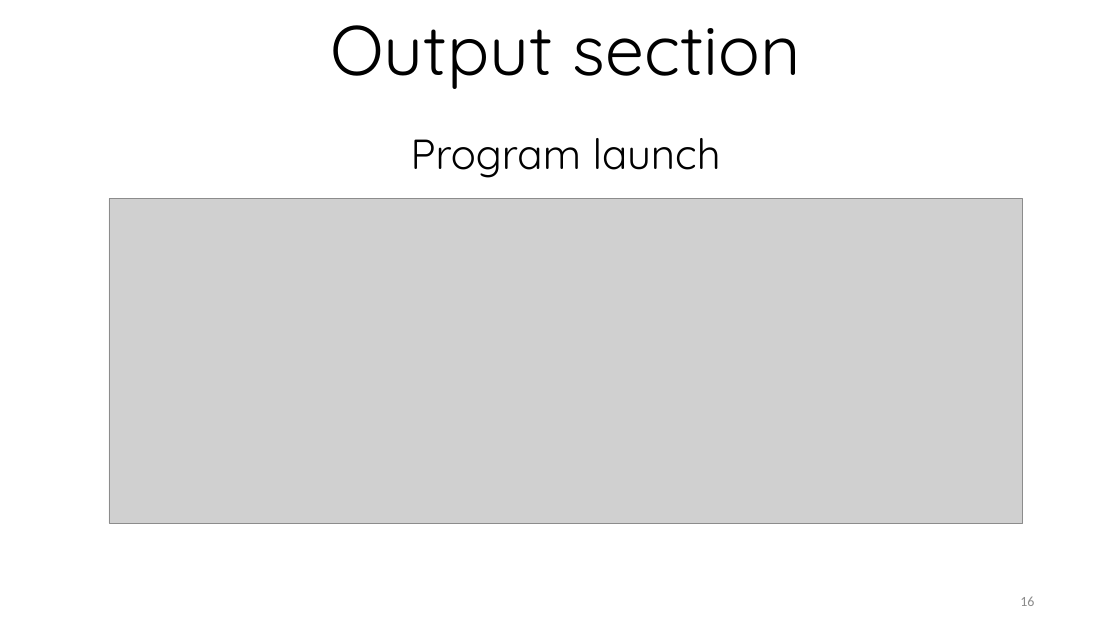
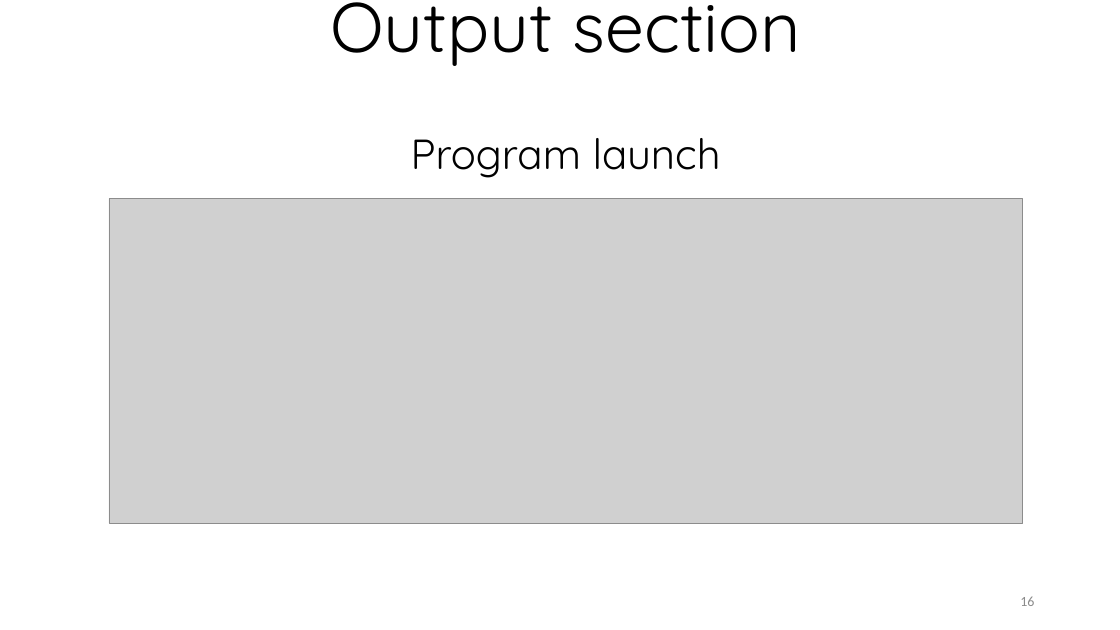
Before and after one commit to DragoneeI/CS214-Project-Group-3, a slide deck: slide 16 of CS214 Project.pptx. Drawn at 1120x630 pixels with LibreOffice and Linux fonts; fonts in the diff are those of the drawing; grey boxes stand for pictures. Boxes give left, top, right and bottom in pixels: in the first picture for what was removed or moved away, otherwise in the second. Text is boxed around its words. In the diff, an @@ line names an element or a change of style, - is before the commit and + after.

```diff
--- a/CS214 Project.pptx
+++ b/CS214 Project.pptx
@@ title "Output section" moved from (x1=330, y1=25, x2=801, y2=89) to (x1=330, y1=2, x2=801, y2=66) @@
```
Also in this commit, not shown: 6 other slides changed.
